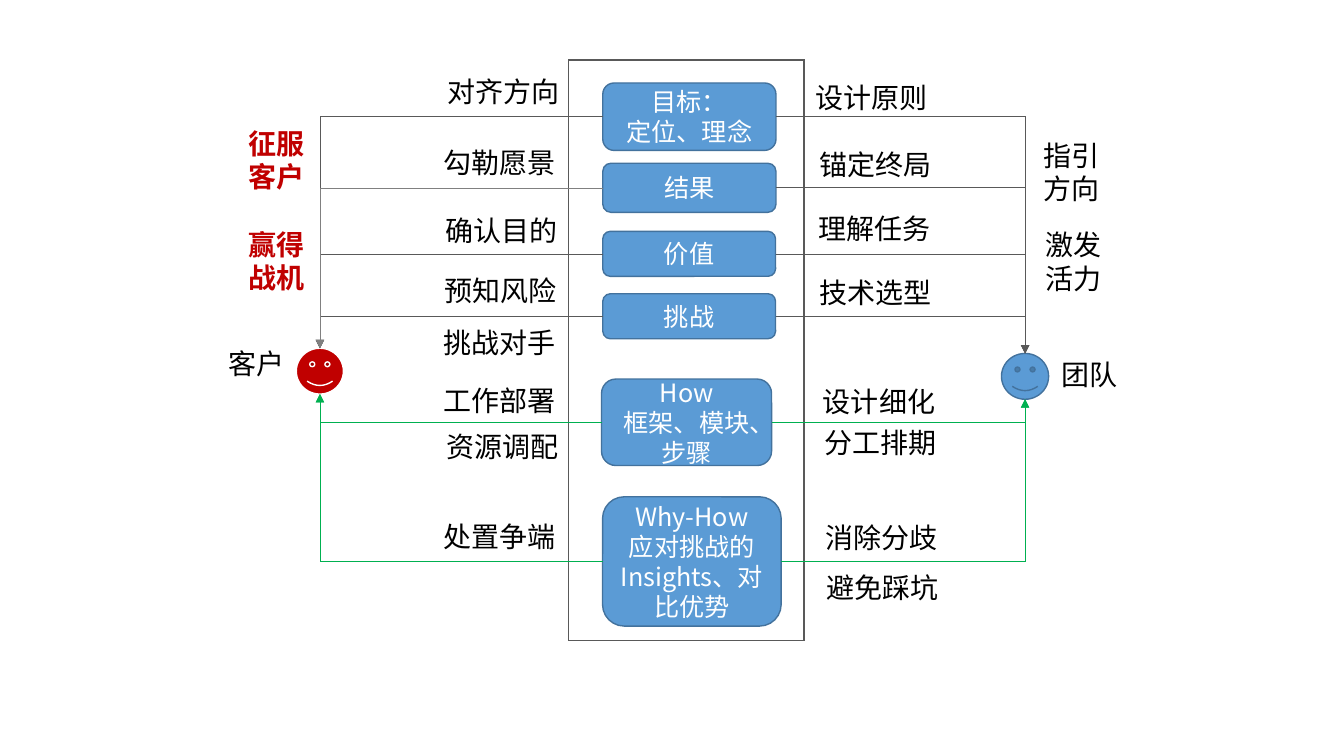
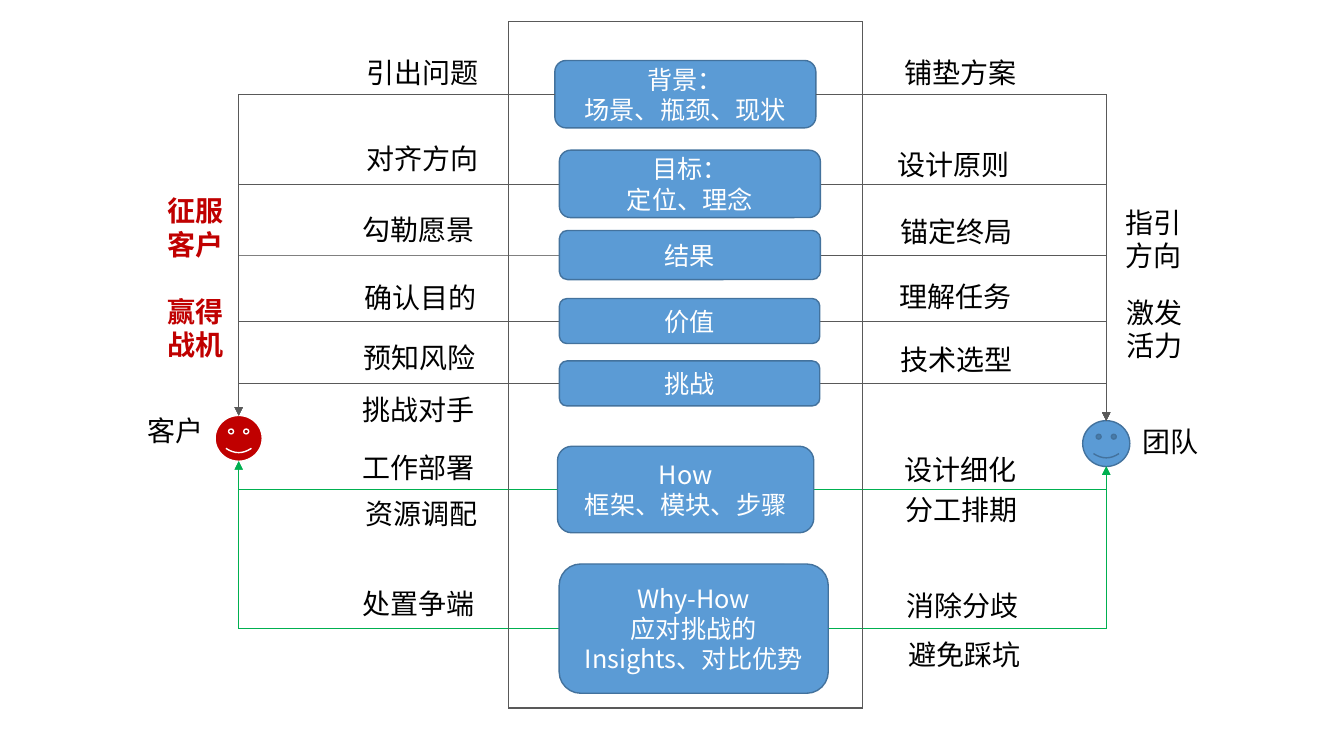
Before and after one commit to hei77/yuzheng-student, a slide deck: slide 3 of static/articles/0-0-what-why-how-why方法论.pptx. Drawn at 1344x756 pixels with LibreOffice and Linux fonts; fonts in the diff are those of the drawing. Boxes give left, top, right and bottom in pixels: in the first picture for what was removed or moved away, otherwise in the second. Text is boxed around its words. In the diff, an @@ line names an element or a change of style, - is before the commit and + after.

```diff
--- a/static/articles/0-0-what-why-how-why方法论.pptx
+++ b/static/articles/0-0-what-why-how-why方法论.pptx
@@ rectangle resized from (x1=569, y1=60, x2=804, y2=641) to (x1=508, y1=21, x2=863, y2=708) @@
@@ text added at (x1=366, y1=59, x2=478, y2=86), 20 pt, text #000000 @@
+引出问题
@@ text added at (x1=904, y1=59, x2=1016, y2=86), 20 pt, text #000000 @@
+铺垫方案
@@ rounded rectangle added at (x1=555, y1=60, x2=816, y2=128), fill #5B9BD5, outline #43739E 1 pt, 18 pt, text #FFFFFF @@
+背景：
+场景、瓶颈、现状
@@ elbow arrow added from (555, 94) to (239, 415), #595959 0.5 pt @@
@@ elbow arrow added from (816, 94) to (1107, 420), #595959 0.5 pt @@
@@ rounded rectangle "目标：" resized from (x1=603, y1=83, x2=776, y2=150) to (x1=560, y1=150, x2=821, y2=218) @@
@@ elbow arrow moved from (603, 117) - (320, 348) to (560, 184) - (239, 415) @@
@@ elbow arrow moved from (776, 117) - (1025, 354) to (821, 184) - (1107, 420) @@
@@ rounded rectangle "结果" resized from (x1=603, y1=163, x2=776, y2=213) to (x1=560, y1=231, x2=821, y2=280) @@
@@ elbow arrow moved from (603, 188) - (320, 348) to (560, 255) - (239, 415) @@
@@ elbow arrow moved from (776, 188) - (1025, 354) to (821, 255) - (1107, 420) @@
@@ rounded rectangle "价值" resized from (x1=603, y1=232, x2=775, y2=277) to (x1=560, y1=298, x2=820, y2=344) @@
@@ elbow arrow moved from (603, 254) - (320, 348) to (560, 322) - (239, 415) @@
@@ elbow arrow moved from (775, 254) - (1025, 354) to (820, 322) - (1107, 420) @@
@@ elbow arrow moved from (603, 317) - (320, 348) to (560, 383) - (239, 415) @@
@@ rounded rectangle "挑战" resized from (x1=603, y1=293, x2=775, y2=339) to (x1=560, y1=361, x2=820, y2=406) @@
@@ elbow arrow moved from (775, 317) - (1025, 354) to (820, 383) - (1107, 420) @@
@@ 6 texts, 1 smiley face moved together from (x1=229, y1=78, x2=559, y2=414) to (x1=147, y1=145, x2=478, y2=481) @@
@@ rounded rectangle "How" resized from (x1=602, y1=379, x2=772, y2=466) to (x1=558, y1=447, x2=814, y2=533) @@
@@ 8 texts, 1 smiley face moved together from (x1=816, y1=84, x2=1117, y2=601) to (x1=897, y1=151, x2=1198, y2=668) @@
@@ elbow arrow moved from (603, 562) - (320, 394) to (560, 629) - (239, 462) @@
@@ elbow arrow moved from (602, 422) - (320, 394) to (558, 490) - (239, 462) @@
@@ elbow arrow moved from (771, 422) - (1025, 399) to (814, 490) - (1107, 467) @@
@@ elbow arrow moved from (781, 562) - (1025, 399) to (829, 629) - (1107, 467) @@
@@ 4 texts moved together from (x1=249, y1=130, x2=558, y2=550) to (x1=168, y1=197, x2=477, y2=617) @@
@@ 3 texts moved together from (x1=823, y1=142, x2=1100, y2=456) to (x1=904, y1=209, x2=1181, y2=523) @@
@@ rounded rectangle "Why-How" resized from (x1=603, y1=497, x2=781, y2=626) to (x1=560, y1=565, x2=829, y2=694) @@
```
Also in this commit, not shown: 3 other slides changed.
